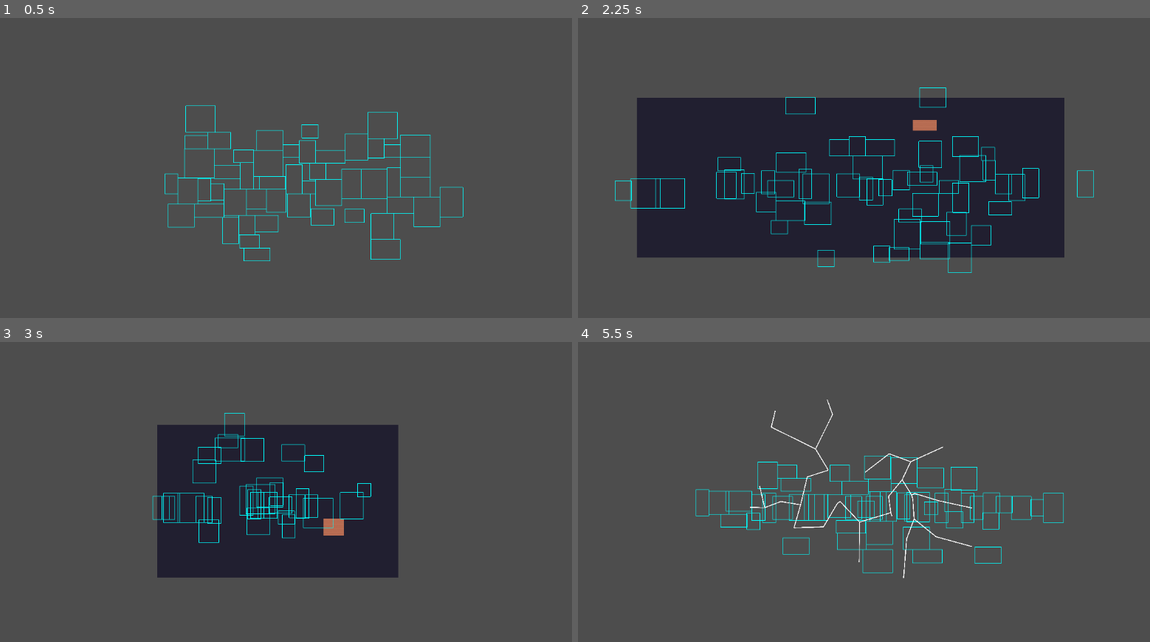
Above: before the commit, frames 1-4 (two rows, left to right).
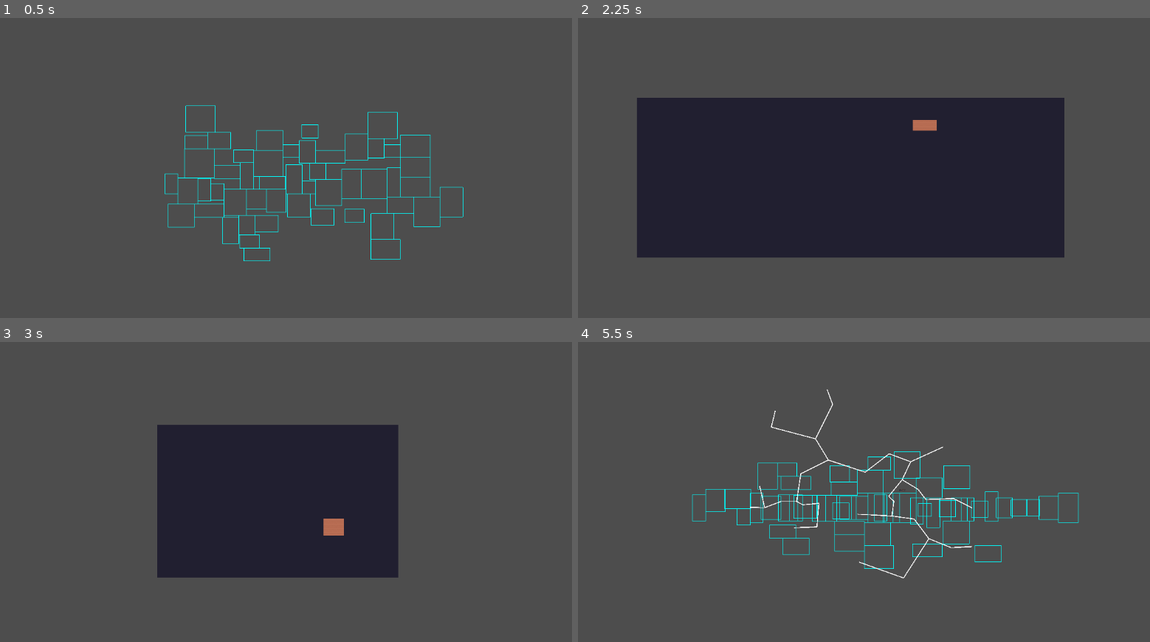
Above: after the commit, the same moments.

Repository: zamolnar/Spread-Game
Game: Godot game, scene res://scenesAndScripts/Dungeon.tscn
Same seed, same stepped clock (60 frames per second), same inputs: the game is played once before the commit and once after it.
Inputs:
- Up to frame 1 (0.5 s): no input
- Up to frame 2 (2.25 s): hold D (Right) 0.53-1.28 s; hold Tab (ui_focus_next) 0.53-1.28 s; tap Space (ui_select) at 0.77, 0.8, 1.07, 1.35, 1.52, 1.82 s; tap Enter at 1.25 s; hold S (Down) 1.28-2.03 s; tap Tab (ui_focus_next) at 1.55 s; hold D (Right) from 2.03 s (still down); hold Tab (ui_focus_next) from 2.03 s (still down)
- Up to frame 3 (3 s): tap Space (ui_select) at 2.3 s; release D (Right) at 2.78 s; release Tab (ui_focus_next) at 2.78 s; hold W (Up) from 2.78 s (still down); tap Tab (ui_focus_next) at 2.85 s
- Up to frame 4 (5.5 s): tap Space (ui_select) at 3.02, 3.32, 4.52, 4.82, 5, 5.3 s; release W (Up) at 3.53 s; hold Space (ui_select) 3.53-4.28 s; hold A (Left) 3.53-5.03 s; tap Escape (ui_cancel) at 4.15 s; tap Tab (ui_focus_next) at 4.35 s; hold S (Down) from 5.03 s (still down); hold Tab (ui_focus_next) from 5.03 s (still down)

Frame 1 is identical in both runs. In frame 2, 2.2% of the frame differs, in the area x 6-91%, y 23-85%; in frame 3, 1.3%; in frame 4, 4.0%, in the area x 19-88%, y 15-79%.
Error before the commit: Invalid call. Nonexistent function 'get_closest_point' in base 'Nil'. (res://scenesAndScripts/Dungeon.gd:163)
Error after the commit: Invalid call. Nonexistent function 'get_closest_point' in base 'Nil'. (res://scenesAndScripts/Dungeon.gd:177)

Commit message:
start room boss room algo
chooses a start room and a boss room

Diff:
--- a/scenesAndScripts/Dungeon.gd
+++ b/scenesAndScripts/Dungeon.gd
@@ -1,10 +1,15 @@
 extends Node2D
 
+#universal variables
+
+#objects
 var Room = preload("res://scenesAndScripts/Room.tscn")
 @onready var Map = $TileMap
-var Player = preload("res://scenesAndScripts/player.tscn")
+@onready var Player = preload("res://scenesAndScripts/player.tscn")
 var font = preload("res://Assets/placeholderArt/Roboto-Black.ttf")
-
+var primPath	#AStar2D pathfinding object
+
+#parameter variables
 var tile_size = 32		#size of tiles from tilemap
 var num_rooms = 50		#number rooms for initial generate (gets cut down later)
 var min_size = 4		#smallest possible length for width/height
@@ -12,51 +17,28 @@
 var horizontalSpread = 400		#biases horizontal generation over vertical
 var theEarthquake = 0.5		#randomly destroys this percent of the rooms (providing better spread)
 
-var primPath	#AStar2D pathfinding object
-
-#player variables
+#playMode variables
+var play_mode = false
 var start_room = null
 var boss_room = null
-var play_mode = false
 var player = null
 
+#calls / instantiates on pressing play
 func _ready():
 	randomize()
 	create_rooms()
 
-
-func create_rooms():
-	for i in range(num_rooms):
-		var pos = Vector2(randi_range(-horizontalSpread, horizontalSpread),0)						#the origin of the 2d plane, position is already a keyword so use pos
-		var roomInstance = Room.instantiate()			#a room...
-		var width = min_size + randi() % (max_size - min_size)		#random size between min and max
-		var height = min_size + randi() % (max_size - min_size)		#random size between min and max
-		roomInstance.room_create(pos, Vector2(width,height)* tile_size)	#room create
-		$Rooms.add_child(roomInstance)		#keep track of rooms in a list
-
-
-#wait for engine to finish spreading rooms out
-	await get_tree().create_timer(0.5).timeout	#pause for rooms to spread out
-# remove rooms (possibly)
-	var room_positions = []
-	for room in $Rooms.get_children():
-		if randf() < theEarthquake:
-			room.queue_free()		#remove the room
-		else:
-			room.freeze = true		#hold the room still
-			room_positions.append(Vector2(	#add to pos list for Prims
-				room.position.x, room.position.y)) #3d representation of 2d vector
-
-	await get_tree().create_timer(1).timeout	#pause for earthquake
-	#generate a min spanning tree using Prim's algo
-	primPath = find_mst(room_positions)
-
-
+#control flow for imaging
 func _draw():			#strictly for visualizing
 	if start_room:
-		draw_string(font, start_room.position-Vector2(125,0), "start")
+		draw_string(font, 		#font
+					start_room.position-Vector2(125,0), #pos
+					"start", 	#text
+					0, 			#alignment
+					-1, 		#width
+					52)			#font size
 	if boss_room:
-		draw_string(font, start_room.position-Vector2(125,0), "boss")
+		draw_string(font, boss_room.position-Vector2(125,0), "boss", 0, -1, 52)
 	if play_mode:
 		return
 
@@ -72,11 +54,11 @@
 				draw_line(Vector2(pp.x,pp.y), Vector2(cp.x,cp.y),
 							Color(255,200,50), 15, true)
 
-
+#not sure but it is necessary
 func _process(delta):
 	queue_redraw()
 
-
+#current control flow for testing
 func _input(event):
 	if event.is_action_pressed('ui_select'):		#regenerate
 		if play_mode:
@@ -93,17 +75,47 @@
 
 	if event.is_action_pressed('ui_focus_next'):
 		make_map()
+		#find start and boss rooms
+		find_start_room()
+		find_boss_room()
 
 	if event.is_action_pressed('ui_cancel'):
-		player = Player.instance()
+		player = Player.instantiate()
 		add_child(player)
 		player.position = start_room.position
 		play_mode = true
 		player.Camera2D.align()
 		player.Camera2D.zoom(1,1)
 
-
-func find_mst(nodes):			#Prim's Algo--------------a pain in my ass
+#creates random floor layout, calls prims algo
+func create_rooms():
+	for i in range(num_rooms):
+		var pos = Vector2(randi_range(-horizontalSpread, horizontalSpread),0)						#the origin of the 2d plane, position is already a keyword so use pos
+		var roomInstance = Room.instantiate()			#a room...
+		var width = min_size + randi() % (max_size - min_size)		#random size between min and max
+		var height = min_size + randi() % (max_size - min_size)		#random size between min and max
+		roomInstance.room_create(pos, Vector2(width,height)* tile_size)	#room create
+		$Rooms.add_child(roomInstance)		#keep track of rooms in a list
+
+
+#wait for engine to finish spreading rooms out
+	await get_tree().create_timer(0.5).timeout	#pause for rooms to spread out
+# remove rooms (possibly)
+	var room_positions = []
+	for room in $Rooms.get_children():
+		if randf() < theEarthquake:
+			room.queue_free()		#remove the room
+		else:
+			room.freeze = true		#hold the room still
+			room_positions.append(Vector2(	#add to pos list for Prims
+				room.position.x, room.position.y)) #3d representation of 2d vector
+
+	await get_tree().create_timer(1).timeout	#pause for earthquake
+	#generate a min spanning tree using Prim's algo
+	primPath = find_mst(room_positions)
+
+#Prim's Algo--------------a pain in my ass
+func find_mst(nodes):
 	var path = AStar2D.new()	#A*
 	path.add_point(path.get_available_point_id(), nodes.pop_front())	#start at first node
 #repeat for all nodes
@@ -127,10 +139,12 @@
 									#continue
 	return path		#return the linked nodes when your done
 
-
+#activate after Prim's, finds start/boss rooms, covers everything in wall tiles
+#then it calls carve
 func make_map():
 	#create tilemap from generated rooms and path
 	Map.clear()
+
 	#fill tilemap with walls
 	var full_rect = Rect2()
 	for room in $Rooms.get_children():
@@ -170,7 +184,8 @@
 				carve_path(start, end)
 			corridors.append(p)
 
-
+#inserts the walkable tiles amock the walls, then uses
+#Prim's path to carve walkways between rooms
 func carve_path(pos1, pos2):
 	#carve path between 2 points
 	var x_diff = sign(pos2.x - pos1.x)
@@ -203,3 +218,19 @@
 					Vector2i(y_x.x +x_diff, y),		#coordinate x,y
 					0,					#tile ID
 					Vector2i(7,1))		#atlas coordinate (in tile set)
+
+#currently finds leftmost room and makes it the start
+func find_start_room():
+	var min_x = INF
+	for room in $Rooms.get_children():
+		if room.position.x < min_x:
+			start_room = room
+			min_x = room.position.x
+
+#currently finds rightmost room and makes it the boss
+func find_boss_room():
+	var max_x = -INF
+	for room in $Rooms.get_children():
+		if room.position.x > max_x:
+			boss_room = room
+			max_x = room.position.x
--- a/scenesAndScripts/player.gd
+++ b/scenesAndScripts/player.gd
@@ -2,20 +2,14 @@
 
 @export var speed = 400
 
-#func _character_spawn():
-
-
-func _physics_process(_delta):
-# Get Input direction from input map then adjust velocities accordingly
-	var velocity = Vector2.ZERO
-	if Input.is_action_pressed("d"):
-		velocity.x += 1
-	if Input.is_action_pressed("a"):
-		velocity.x -= 1
-	if Input.is_action_pressed("w"):
-		velocity.y += 1
-	if Input.is_action_pressed("s"):
-		velocity.y -= 1
-
+func _physics_process(delta):
+	if Input.is_action_pressed('Left'):
+		velocity.x = speed
+	if Input.is_action_pressed('Right'):
+		velocity.x = speed
+	if Input.is_action_pressed('Up'):
+		velocity.y = speed
+	if Input.is_action_pressed('Down'):
+		velocity.y = -speed
 
 	move_and_slide()
